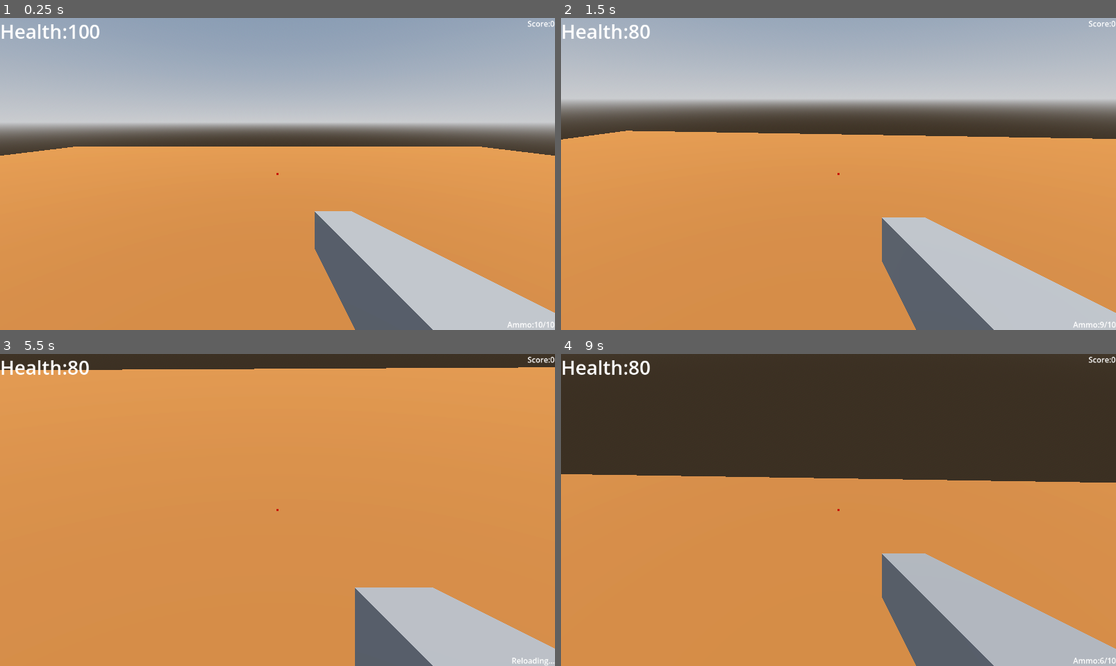
Above: before the commit, frames 1-4 (two rows, left to right).
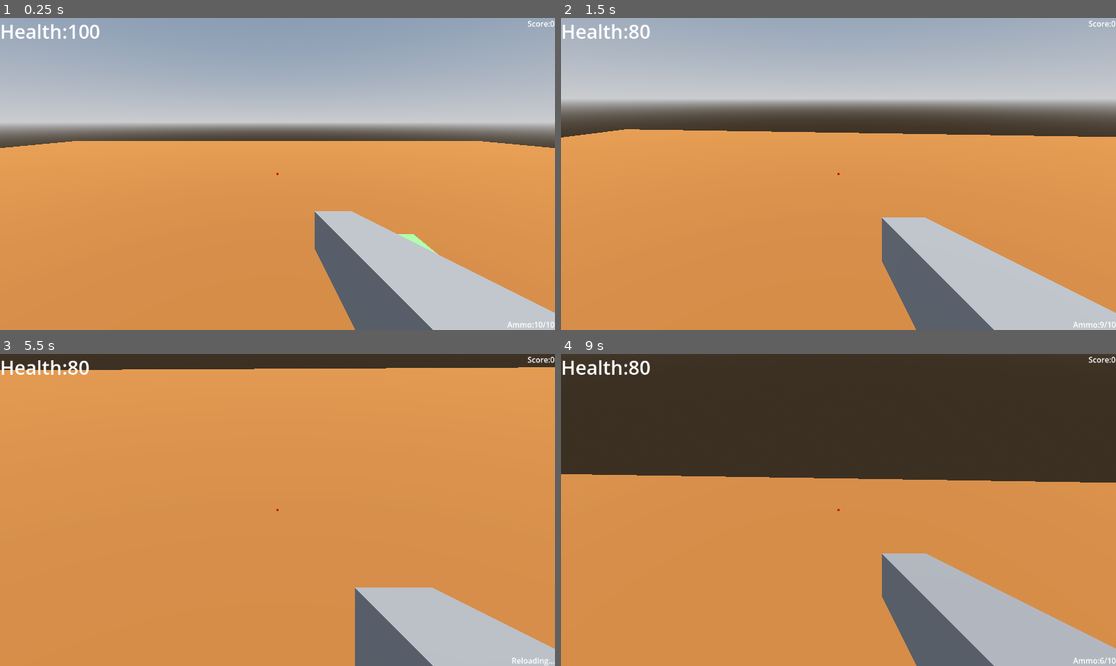
Above: after the commit, the same moments.

Repository: mohsin111111111/pkbg
Game: Godot game, scene res://world.tscn
Two runs of this game, one before a commit and one after it. Both use one fixed random seed, a clock stepped at 60 frames per second and the inputs below.
Inputs (mouse positions are in pixels of both pictures, inside the frame that each line leads up to):
- Up to frame 1 (0.25 s): no input
- Up to frame 2 (1.5 s): tap Enter (ui_accept) at 0.5, 0.77 s; move the mouse to (866, 174) at 0.52 s; hold Up (ui_up) from 0.53 s (still down); click (866, 174) at 0.6 s; move the mouse to (810, 174) at 1.27 s; right-click (810, 174) at 1.35 s
- Up to frame 3 (5.5 s): keep holding Up (ui_up); tap Enter (ui_accept) at 1.52, 2.75, 3.02, 3.5, 3.77, 4.52 s; click (249, 510) at 1.55 s; move the mouse to (288, 503) at 2.02 s; click (288, 503) at 2.1 s; move the mouse to (271, 516) at 2.77 s; tap Shift (sprint) at 2.85 s; click (271, 516) at 3.05 s; move the mouse to (316, 513) at 3.52 s; tap Alt at 3.6 s; click (316, 513) at 3.8 s; tap R (reload) at 4.15 s; move the mouse to (233, 506) at 4.27 s; click (233, 506) at 4.35 s; move the mouse to (283, 510) at 5.02 s; hold Right mouse button (aim) from 5.03 s (still down); click (283, 510) at 5.3 s
- Up to frame 4 (9 s): move the mouse to (816, 503) at 5.77 s; release Up (ui_up) at 5.78 s; release Right mouse button (aim) at 5.78 s; hold Right (ui_right) 5.78-6.53 s; click (816, 503) at 5.85 s; tap Enter (ui_accept) at 6.02, 6.77, 7.52, 8 s; move the mouse to (866, 510) at 6.52 s; hold Shift (sprint) 6.53-7.28 s; hold Up (ui_up) 6.53-8.78 s; click (866, 510) at 6.8 s; move the mouse to (810, 510) at 7.27 s; tap Alt at 7.35 s; click (810, 510) at 7.55 s; move the mouse to (849, 503) at 8.02 s; click (849, 503) at 8.1 s; move the mouse to (832, 516) at 8.77 s; hold Left (ui_left) from 8.78 s (still down); right-click (832, 516) at 8.85 s

The runs differ from the first frame. In frame 1, 2.0% of the frame differs, in the area x 0-100%, y 39-76%; in frame 2, 0.5%; in frame 3, less than 0.1%; in frame 4, less than 0.1%.

Commit message:
i now made barrel which blasts and ends the enemy in no time at certain radius

Diff:
--- /dev/null
+++ b/barrrel.gd
@@ -0,0 +1,12 @@
+extends StaticBody3D
+@onready var explosion_zone = $ExplosionZone
+func take_damage():
+	var targets= explosion_zone.get_overlapping_bodies()
+	for target in targets:
+		if target.is_in_group("Player"):
+			target.take_damage(50)
+		elif target.has_method("take_damage") and target != self:
+			target.take_damage()
+			target.take_damage()
+			target.take_damage()
+		queue_free()
--- /dev/null
+++ b/barrrel.tscn
@@ -0,0 +1,25 @@
+[gd_scene format=3 uid="uid://c5ubjjcc8onhx"]
+
+[ext_resource type="Script" uid="uid://borcoydmsig6s" path="res://barrrel.gd" id="1_8kctj"]
+
+[sub_resource type="StandardMaterial3D" id="StandardMaterial3D_1jgn3"]
+albedo_color = Color(1, 0.46666667, 0, 1)
+
+[sub_resource type="CylinderShape3D" id="CylinderShape3D_8kctj"]
+
+[sub_resource type="SphereShape3D" id="SphereShape3D_1jgn3"]
+radius = 4.0
+
+[node name="Barrrel" type="StaticBody3D" unique_id=705147351]
+script = ExtResource("1_8kctj")
+
+[node name="CSGCylinder3D" type="CSGCylinder3D" parent="." unique_id=2056907747]
+material = SubResource("StandardMaterial3D_1jgn3")
+
+[node name="CollisionShape3D" type="CollisionShape3D" parent="." unique_id=1519780024]
+shape = SubResource("CylinderShape3D_8kctj")
+
+[node name="ExplosionZone" type="Area3D" parent="." unique_id=1981590285]
+
+[node name="CollisionShape3D" type="CollisionShape3D" parent="ExplosionZone" unique_id=1536212029]
+shape = SubResource("SphereShape3D_1jgn3")
--- a/player.gd
+++ b/player.gd
@@ -29,6 +29,7 @@
 	health_text.text = "Health:" + str(health)
 	score_text.text= "Score:" + str(score)
 	update_ammo_text()
+	raycast.add_exception(self)
 func _input(event):
 	if event is InputEventMouseMotion:
 		rotate_y(-event.relative.x * mouse_sensitivity)
--- /dev/null
+++ b/red_door.gd
@@ -0,0 +1,8 @@
+extends StaticBody3D
+
+func _on_unblock_zone_body_entered(body):
+		if body.is_in_group("Player"):
+			if body.has_red_key ==true:
+				queue_free()
+		else:
+			print("The door is locked. You need a red key!")
--- /dev/null
+++ b/red_door.tscn
@@ -0,0 +1,30 @@
+[gd_scene format=3 uid="uid://dct6nnhky21n4"]
+
+[ext_resource type="Script" uid="uid://b36h0ixk2w5mk" path="res://red_door.gd" id="1_egxfp"]
+
+[sub_resource type="BoxShape3D" id="BoxShape3D_egxfp"]
+size = Vector3(2, 3, 0.52978516)
+
+[sub_resource type="StandardMaterial3D" id="StandardMaterial3D_82bcw"]
+albedo_color = Color(0.85490197, 0.08627451, 0.1764706, 1)
+
+[sub_resource type="BoxShape3D" id="BoxShape3D_7yirc"]
+size = Vector3(3, 3, 1.5)
+
+[node name="RedDoor" type="StaticBody3D" unique_id=1907407992]
+script = ExtResource("1_egxfp")
+
+[node name="CollisionShape3D" type="CollisionShape3D" parent="." unique_id=116333034]
+transform = Transform3D(1, 0, 0, 0, 1, 0, 0, 0, 1, 0, 0, -0.014892578)
+shape = SubResource("BoxShape3D_egxfp")
+
+[node name="CSGBox3D" type="CSGBox3D" parent="." unique_id=1980241472]
+size = Vector3(2, 3, 0.5)
+material = SubResource("StandardMaterial3D_82bcw")
+
+[node name="UnblockZone" type="Area3D" parent="." unique_id=1034199926]
+
+[node name="CollisionShape3D" type="CollisionShape3D" parent="UnblockZone" unique_id=1800033967]
+shape = SubResource("BoxShape3D_7yirc")
+
+[connection signal="body_entered" from="UnblockZone" to="." method="_on_unblock_zone_body_entered"]
--- a/world.tscn
+++ b/world.tscn
@@ -1,7 +1,11 @@
 [gd_scene format=3 uid="uid://tco8eq576y5w"]
 
+[ext_resource type="PackedScene" uid="uid://dct6nnhky21n4" path="res://red_door.tscn" id="1_aqk2v"]
 [ext_resource type="Script" uid="uid://dvphdk3alnw0e" path="res://player.gd" id="1_f3sb7"]
 [ext_resource type="PackedScene" uid="uid://dvkban7aiq1h0" path="res://enemy.tscn" id="2_fj7yv"]
+[ext_resource type="PackedScene" uid="uid://cpyeuplq6c1dx" path="res://health_pack.tscn" id="3_tlwt5"]
+[ext_resource type="PackedScene" uid="uid://1j3n8pqmwslw" path="res://red_key.tscn" id="5_036b0"]
+[ext_resource type="PackedScene" uid="uid://c5ubjjcc8onhx" path="res://barrrel.tscn" id="6_dwbse"]
 
 [sub_resource type="ProceduralSkyMaterial" id="ProceduralSkyMaterial_fj7yv"]
 sky_horizon_color = Color(0.66224277, 0.6717428, 0.6867428, 1)
@@ -30,6 +34,9 @@
 
 [node name="World" type="Node3D" unique_id=386800679]
 
+[node name="RedDoor" parent="." unique_id=1907407992 instance=ExtResource("1_aqk2v")]
+transform = Transform3D(1, 0, 0, 0, 1, 0, 0, 0, 1, 0, 2.0585194, 3.394)
+
 [node name="WorldEnvironment" type="WorldEnvironment" parent="." unique_id=823052327]
 environment = SubResource("Environment_aqk2v")
 
@@ -42,7 +49,7 @@
 shape = SubResource("SphereShape3D_fj7yv")
 
 [node name="Enemy2" parent="." unique_id=1530459836 instance=ExtResource("2_fj7yv")]
-transform = Transform3D(1, 0, 0, 0, 1, 0, 0, 0, 1, 7, 2, 2)
+transform = Transform3D(1, 0, 0, 0, 1, 0, 0, 0, 1, 7, 1.970954, 2)
 
 [node name="Enemy3" parent="." unique_id=1648178145 instance=ExtResource("2_fj7yv")]
 transform = Transform3D(1, 0, 0, 0, 1, 0, 0, 0, 1, -5, 2, 5)
@@ -51,7 +58,7 @@
 transform = Transform3D(1, 0, 0, 0, 0.060421377, 0.99817294, 0, -0.99817294, 0.060421377, 0, 5.9280605, 0)
 
 [node name="Player" type="CharacterBody3D" parent="." unique_id=1003812761 groups=["Player"]]
-transform = Transform3D(1, 0, 0, 0, 1, 0, 0, 0, 1, 0, 3.164456, 0)
+transform = Transform3D(1, 0, 0, 0, 1, 0, 0, 0, 1, 0, 1.3810039, 0)
 script = ExtResource("1_f3sb7")
 
 [node name="CollisionShape3D" type="CollisionShape3D" parent="Player" unique_id=91415920]
@@ -112,6 +119,12 @@
 grow_horizontal = 0
 grow_vertical = 0
 
+[node name="HealthPack" parent="Player/HUD" unique_id=286112280 instance=ExtResource("3_tlwt5")]
+transform = Transform3D(1, 0, 0, 0, 1, 0, 0, 0, 1, 20.640339, 0.75, 34.467026)
+
+[node name="HealthPack2" parent="Player/HUD" unique_id=356905415 instance=ExtResource("3_tlwt5")]
+transform = Transform3D(1, 0, 0, 0, 1, 0, 0, 0, 1, 29.744959, 0.7499995, 25.045883)
+
 [node name="NavigationRegion3D" type="NavigationRegion3D" parent="." unique_id=704408807]
 navigation_mesh = SubResource("NavigationMesh_fj7yv")
 
@@ -120,4 +133,19 @@
 size = Vector3(100, 1, 100)
 material = SubResource("StandardMaterial3D_fj7yv")
 
+[node name="HealthPack" parent="." unique_id=816590165 instance=ExtResource("3_tlwt5")]
+transform = Transform3D(1, 0, 0, 0, 1, 0, 0, 0, 1, 9.2036705, 0.7499995, 34.024326)
+
+[node name="RedKey" parent="." unique_id=1592518867 instance=ExtResource("5_036b0")]
+transform = Transform3D(1, 0, 0, 0, 1, 0, 0, 0, 1, -2.5515552, 0.6, 4.6700974)
+
+[node name="Barrrel" parent="." unique_id=705147351 instance=ExtResource("6_dwbse")]
+transform = Transform3D(1, 0, 0, 0, 1, 0, 0, 0, 1, -21.273579, 1.5, 33.02619)
+
+[node name="Barrrel2" parent="." unique_id=1039863260 instance=ExtResource("6_dwbse")]
+transform = Transform3D(1, 0, 0, 0, 1, 0, 0, 0, 1, 17.639261, 1.5, 32.080402)
+
+[node name="Barrrel3" parent="." unique_id=1665009270 instance=ExtResource("6_dwbse")]
+transform = Transform3D(1, 0, 0, 0, 1, 0, 0, 0, 1, -7.9277153, 1.5, 24.812092)
+
 [connection signal="body_entered" from="Enemy/AttackZone" to="Enemy" method="_on_attack_zone_body_entered"]
Not shown, added: barrrel.gd.uid
Not shown, added: red_door.gd.uid
